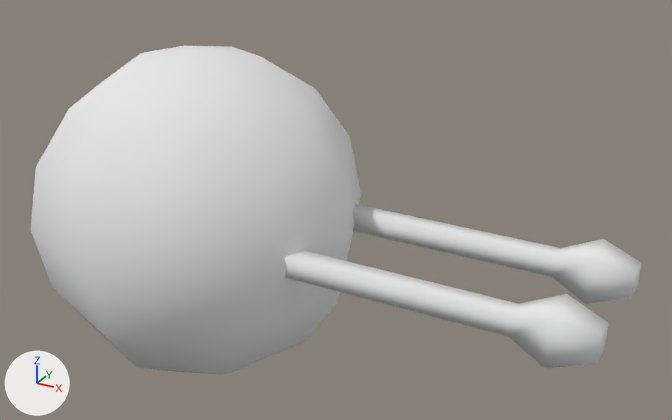
A saved change to the OBJ model PRJ/Turrets-android/assets/data/TurretsDoubleSmall.obj.
Rendered twice from a 50 mm lens placed at (2.7, -1.92, 1.92), pointed at (0.72, 1.68, 0.12). Arrows for +X, +Y and +Z are at lower left; the lights stay in place. Where no turn or scale is listed for an object, it has been applied to the vertices.

Objects in the first picture: 'cube4_copy7', 'cube4_copy7.001', 'turret'.
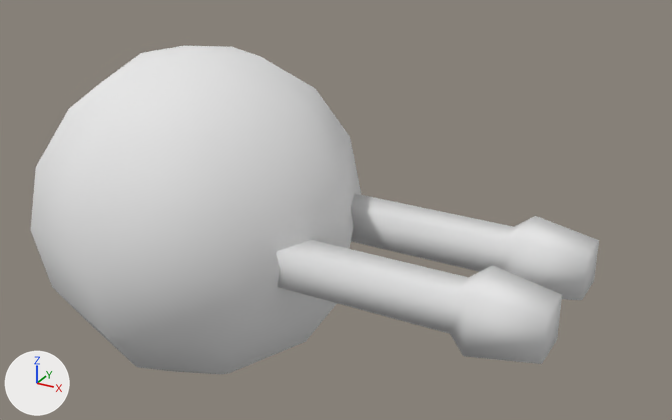
What differs and where, as boxes (x1, y1, x2, y2) in the pictures (672 x 420 px):
'cube4_copy8', added
    after: (276, 240, 562, 364)
'cube4_copy7', reshaped
    before: (353, 204, 641, 304)
    after: (351, 193, 599, 300)
'cube4_copy7.001', deleted
    before: (285, 251, 608, 369)

The change, as a diff of the scene's bpy script:
```diff
--- a/PRJ/Turrets-android/assets/data/TurretsDoubleSmall.obj.py
+++ b/PRJ/Turrets-android/assets/data/TurretsDoubleSmall.obj.py
@@ me_cube4_copy7 @@
 me_cube4_copy7.from_pydata(...)  # 16 vertices, 14 faces; spans x -0.58..2.11, y 1.77..1.99, z -0.11..0.11
-me_cube4_copy7.vertices[0].co = (-0.58, 1.83, -0.05)
-me_cube4_copy7.vertices[1].co = (-0.58, 1.83, 0.05)
-me_cube4_copy7.vertices[2].co = (1.75, 1.83, 0.05)  # pixel (554, 256)
-me_cube4_copy7.vertices[3].co = (1.75, 1.83, -0.05)  # pixel (551, 276)
-me_cube4_copy7.vertices[4].co = (-0.58, 1.93, -0.05)
-me_cube4_copy7.vertices[5].co = (-0.58, 1.93, 0.05)
-me_cube4_copy7.vertices[6].co = (1.75, 1.93, 0.05)  # pixel (560, 248)
-me_cube4_copy7.vertices[7].co = (1.75, 1.93, -0.05)
-me_cube4_copy7.vertices[8].co = (1.93, 1.77, 0.11)  # pixel (590, 258)
-me_cube4_copy7.vertices[9].co = (1.93, 1.77, -0.11)  # pixel (585, 303)
-me_cube4_copy7.vertices[10].co = (1.93, 1.99, -0.11)
-me_cube4_copy7.vertices[11].co = (1.93, 1.99, 0.11)  # pixel (603, 238)
-me_cube4_copy7.vertices[12].co = (2.11, 1.82, 0.06)  # pixel (635, 273)
-me_cube4_copy7.vertices[13].co = (2.11, 1.82, -0.06)  # pixel (632, 297)
-me_cube4_copy7.vertices[14].co = (2.11, 1.94, -0.06)  # pixel (638, 286)
-me_cube4_copy7.vertices[15].co = (2.11, 1.94, 0.06)  # pixel (641, 262)
+# me_cube4_copy7 part 1
+me_cube4_copy7.vertices[0].co = (0.42, 1.79, -0.09)
+me_cube4_copy7.vertices[1].co = (0.42, 1.79, 0.09)
+me_cube4_copy7.vertices[2].co = (1.52, 1.79, 0.09)  # pixel (501, 241)
+me_cube4_copy7.vertices[3].co = (1.52, 1.79, -0.09)
+me_cube4_copy7.vertices[4].co = (0.42, 1.97, -0.09)
+me_cube4_copy7.vertices[5].co = (0.42, 1.97, 0.09)
+me_cube4_copy7.vertices[6].co = (1.52, 1.97, 0.09)  # pixel (514, 226)
+me_cube4_copy7.vertices[7].co = (1.52, 1.97, -0.09)
+me_cube4_copy7.vertices[8].co = (1.6, 1.74, 0.14)  # pixel (515, 238)
+me_cube4_copy7.vertices[9].co = (1.6, 1.74, -0.14)
+me_cube4_copy7.vertices[10].co = (1.6, 2.02, -0.14)
+me_cube4_copy7.vertices[11].co = (1.6, 2.02, 0.14)  # pixel (535, 215)
+me_cube4_copy7.vertices[12].co = (1.91, 1.77, 0.1)  # pixel (586, 258)
+me_cube4_copy7.vertices[13].co = (1.91, 1.77, -0.1)  # pixel (581, 300)
+me_cube4_copy7.vertices[14].co = (1.91, 1.98, -0.1)  # pixel (594, 281)
+me_cube4_copy7.vertices[15].co = (1.91, 1.98, 0.1)  # pixel (599, 240)
 me_cube4_copy7.materials.append(mat_default2)
@@ me_cube4_copy8 @@
+me_cube4_copy8.from_pydata([(0.417, 1.209, -0.089), (0.417, 1.209, 0.089), (1.516, 1.209, 0.089), (1.516, 1.209, -0.089), (0.417, 1.388, -0.089), (0.417, 1.388, 0.089), (1.516, 1.388, 0.089), (1.516, 1.388, -0.089), (1.598, 1.156, 0.143), (1.598, 1.156, -0.143), (1.598, 1.441, -0.143), (1.598, 1.441, 0.143), (1.909, 1.195, 0.104), (1.909, 1.195, -0.104), (1.909, 1.403, -0.104), (1.909, 1.403, 0.104)], [], [(0, 3, 2, 1), (0, 4, 7, 3), (1, 5, 4, 0), (2, 6, 5, 1), (2, 8, 11, 6), (3, 9, 8, 2), (5, 6, 7, 4), (6, 11, 10, 7), (7, 10, 9, 3), (8, 12, 15, 11), (9, 13, 12, 8), (10, 14, 13, 9), (11, 15, 14, 10), (13, 14, 15, 12)])
+me_cube4_copy8.materials.append(mat_default2)  # white #e7e7e7
@@ ob_cube4_copy7_001 @@
-ob_cube4_copy7_001 = bpy.data.objects.new('cube4_copy7.001', me_cube4_copy7_001)
@@ ob_cube4_copy8 @@
+ob_cube4_copy8 = bpy.data.objects.new('cube4_copy8', me_cube4_copy8)
+ob_cube4_copy8.location = (0.0, 0.0, 0.0)
```
